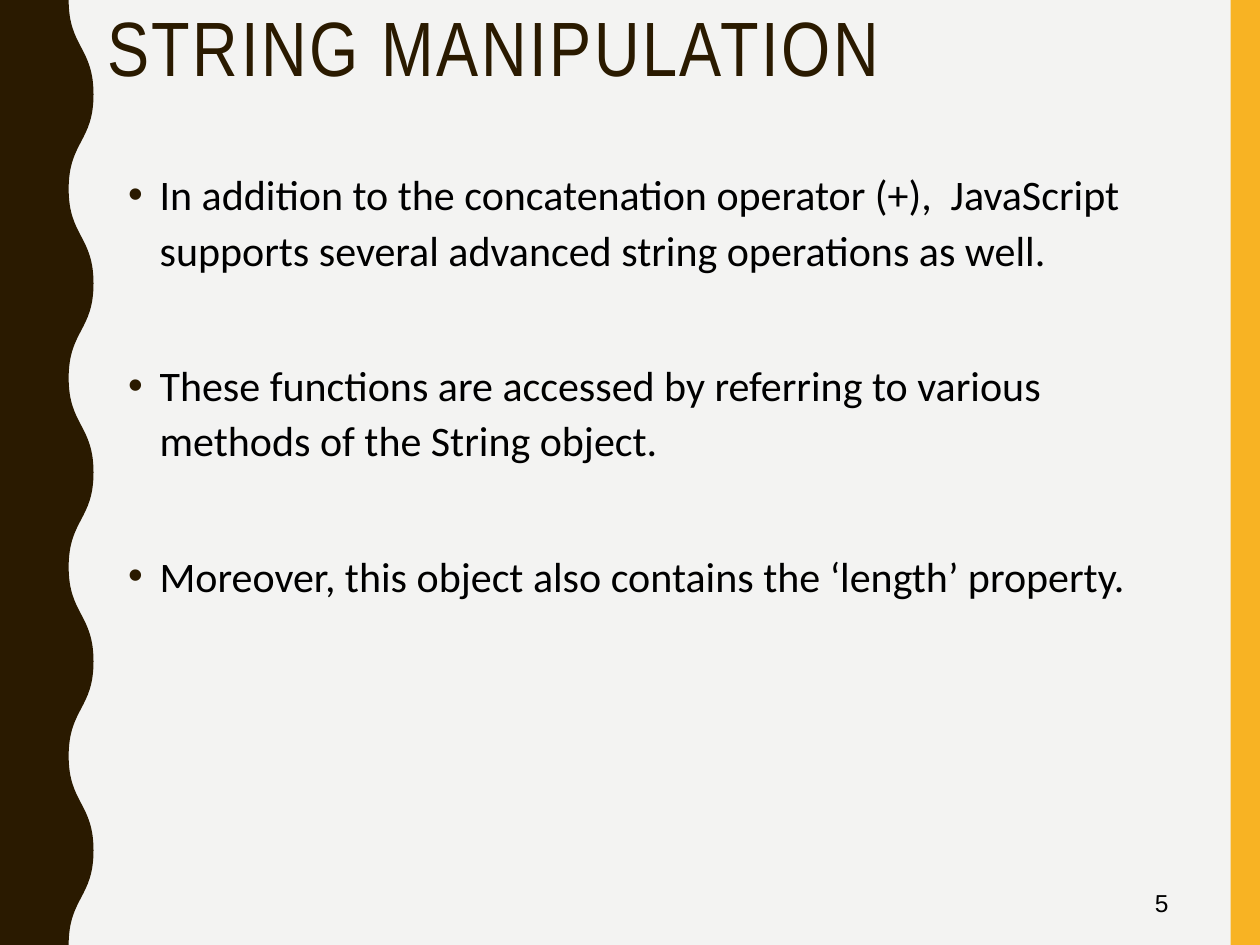
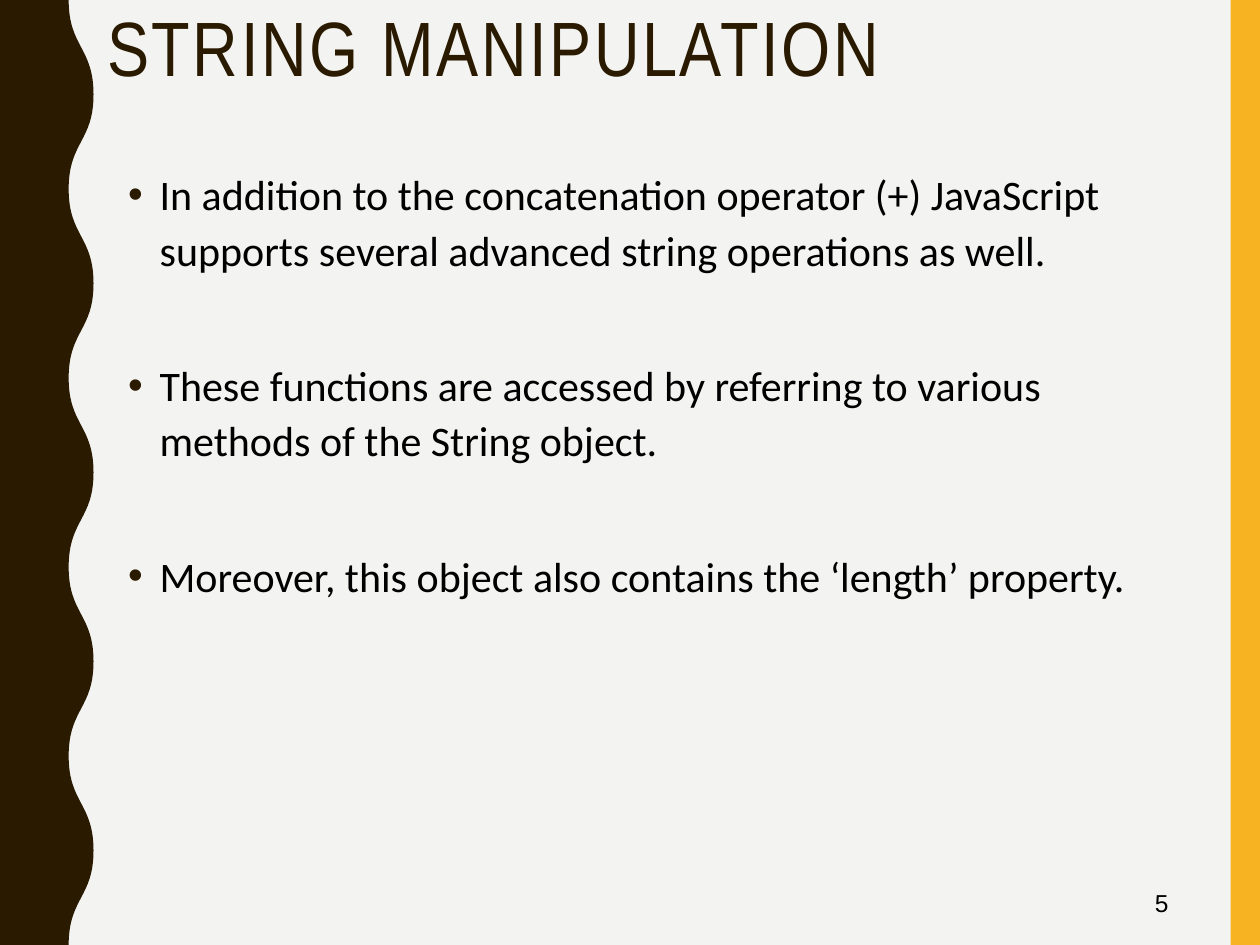
Before and after one commit to mlyngweb1/Website-Development-2-src, a slide deck: slide 5 of topic-03-JavaScript-2/talk-1/talk-1.pptx. Drawn at 1260x945 pixels with LibreOffice and Linux fonts; fonts in the diff are those of the drawing. Boxes give left, top, right and bottom in pixels: in the first picture for what was removed or moved away, otherwise in the second. Text is boxed around its words. In the diff, an @@ line names an element or a change of style, - is before the commit and + after.

```diff
--- a/topic-03-JavaScript-2/talk-1/talk-1.pptx
+++ b/topic-03-JavaScript-2/talk-1/talk-1.pptx
@@ text at box(160, 180, 1099, 274): text changed @@
-• In addition to the concatenation operator (+), JavaScript supports several advanced string operations as well.
+• In addition to the concatenation operator (+) JavaScript supports several advanced string operations as well.
```
Also in this commit, not shown: 17 other slides changed, 3 other files.
